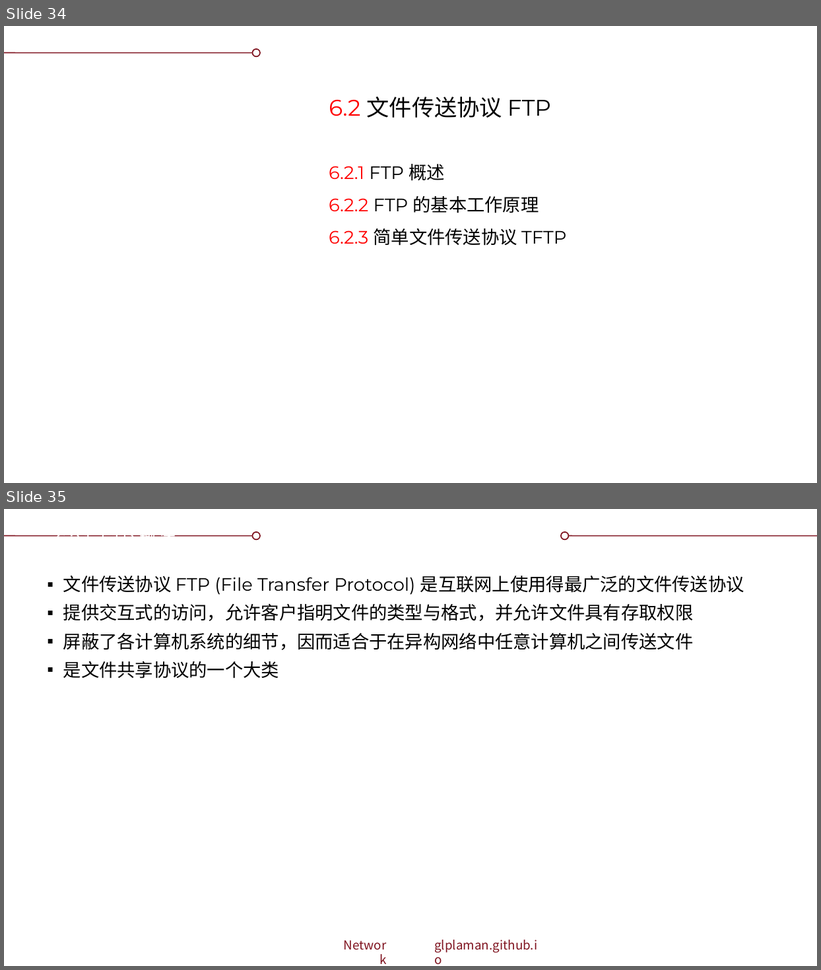
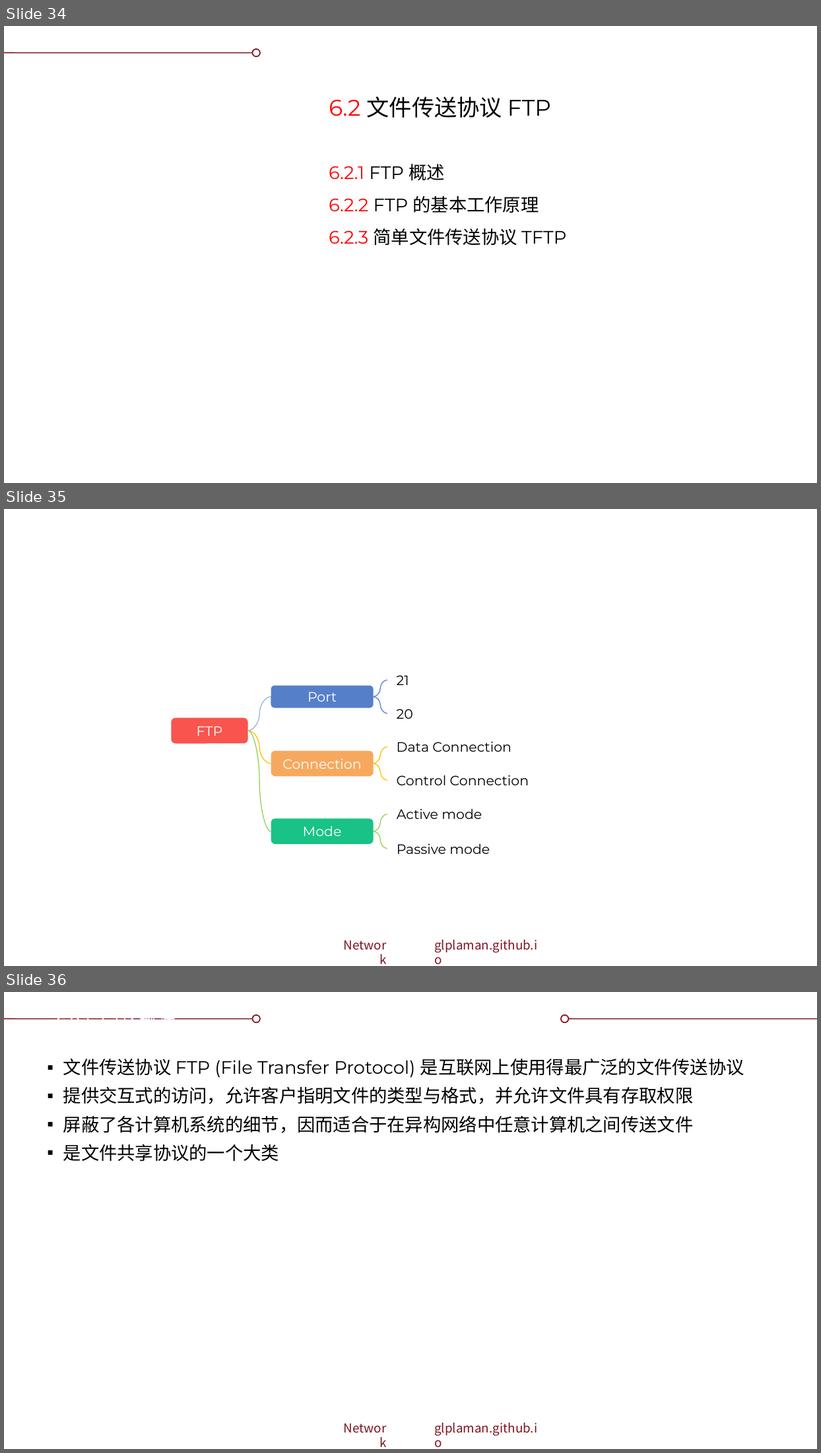
Before and after one commit to glplaman/glplaman.github.io, a slide deck: network/ppt/chap6.pptx. Shown one above the other, each under a label of ours: slides 34 and 35 before the commit, slides 34, 35 and 36 after it. The pictures are 821x970 and 821x1453 pixels, drawn with LibreOffice and Linux fonts; fonts in the diff are those of the drawing; background and template pictures are left out. Boxes give left, top, right and bottom in pixels: in the first picture for what was removed or moved away, otherwise in the second. Text is boxed around its words. In the diff, an @@ line names an element or a change of style, - is before the commit and + after.

```diff
--- a/network/ppt/chap6.pptx
+++ b/network/ppt/chap6.pptx
@@ slide 35 added at box(4, 509, 817, 966), background #FFFFFF; not listed: 4 template elements that a slide beside it also shows @@
@@ rectangle added at box(4, 509, 817, 541), fill #FFFFFF @@
@@ rounded rectangle added at box(271, 685, 373, 708), fill #4472C4 at 90% opacity, 12 pt, text #FFFFFF @@
+Port
@@ curved line added from (373, 697) to (387, 680), #5780CA 0.75 pt @@
@@ text added at box(397, 675, 409, 685), 12 pt, text #000000 @@
+21
@@ curved line added from (248, 731) to (271, 697), #95B3D7 0.75 pt @@
@@ curved line added from (387, 714) to (373, 697), #5780CA 0.75 pt @@
@@ rounded rectangle added at box(172, 718, 248, 743), fill #F9423A at 90% opacity, 12 pt, text #FFFFFF @@
+FTP
@@ text added at box(397, 709, 413, 719), 12 pt, text #000000 @@
+20
@@ curved line added from (248, 731) to (271, 832), #92D050 0.75 pt @@
@@ curved line added from (271, 764) to (248, 731), #FFC000 0.75 pt @@
@@ text added at box(397, 741, 512, 752), 12 pt, text #000000 @@
+Data Connection
@@ rounded rectangle added at box(271, 751, 373, 776), fill #F6A04D at 90% opacity, 12 pt, text #FFFFFF @@
+Connection
@@ curved line added from (373, 764) to (387, 747), #FFC000 0.75 pt @@
@@ curved line added from (387, 780) to (373, 764), #FFC000 0.75 pt @@
@@ text added at box(397, 775, 529, 786), 12 pt, text #000000 @@
+Control Connection
@@ rounded rectangle added at box(271, 819, 373, 844), fill #00BC7B at 90% opacity, 12 pt, text #FFFFFF @@
+Mode
@@ curved line added from (373, 832) to (387, 815), #92D050 0.75 pt @@
@@ text added at box(397, 809, 482, 819), 12 pt, text #000000 @@
+Active mode
@@ curved line added from (387, 849) to (373, 832), #92D050 0.75 pt @@
@@ text added at box(397, 844, 490, 854), 12 pt, text #000000 @@
+Passive mode
@@ what was slide 35 is now slide 36 @@
```
Also in this commit, not shown: 2 other files.
